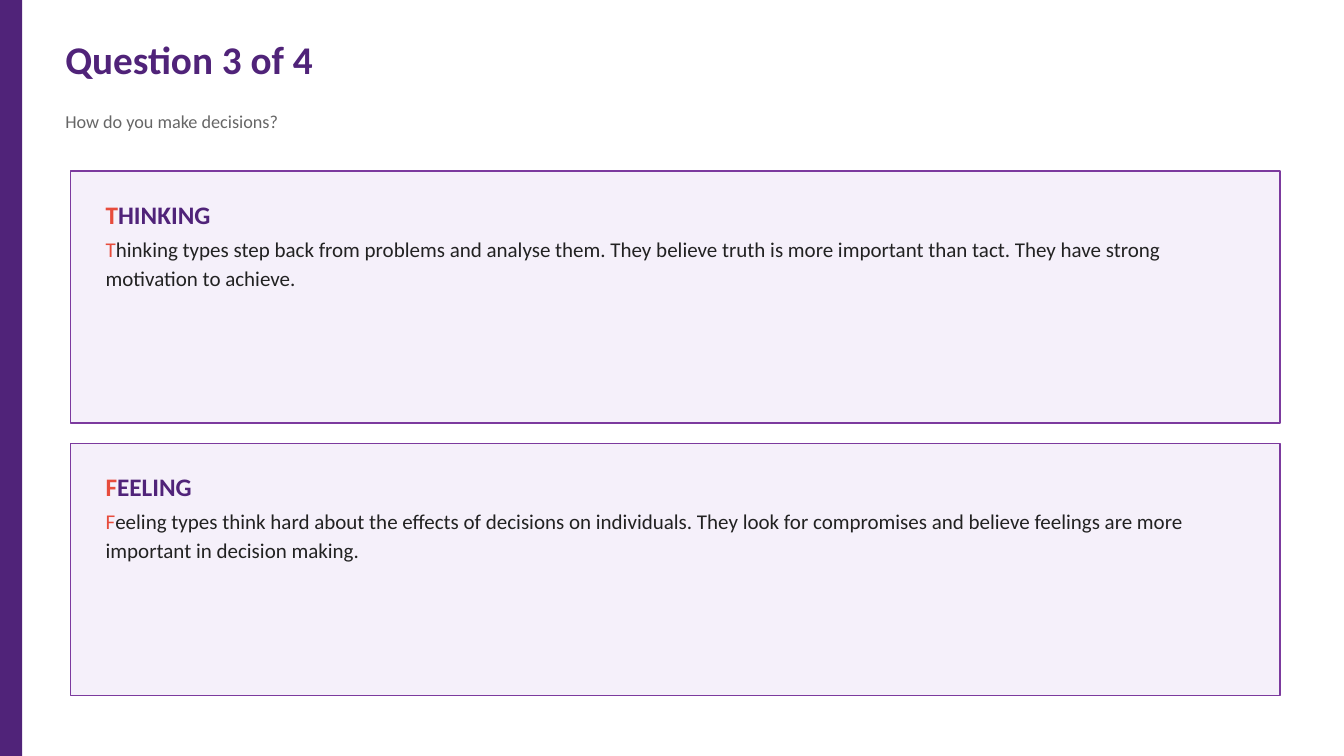
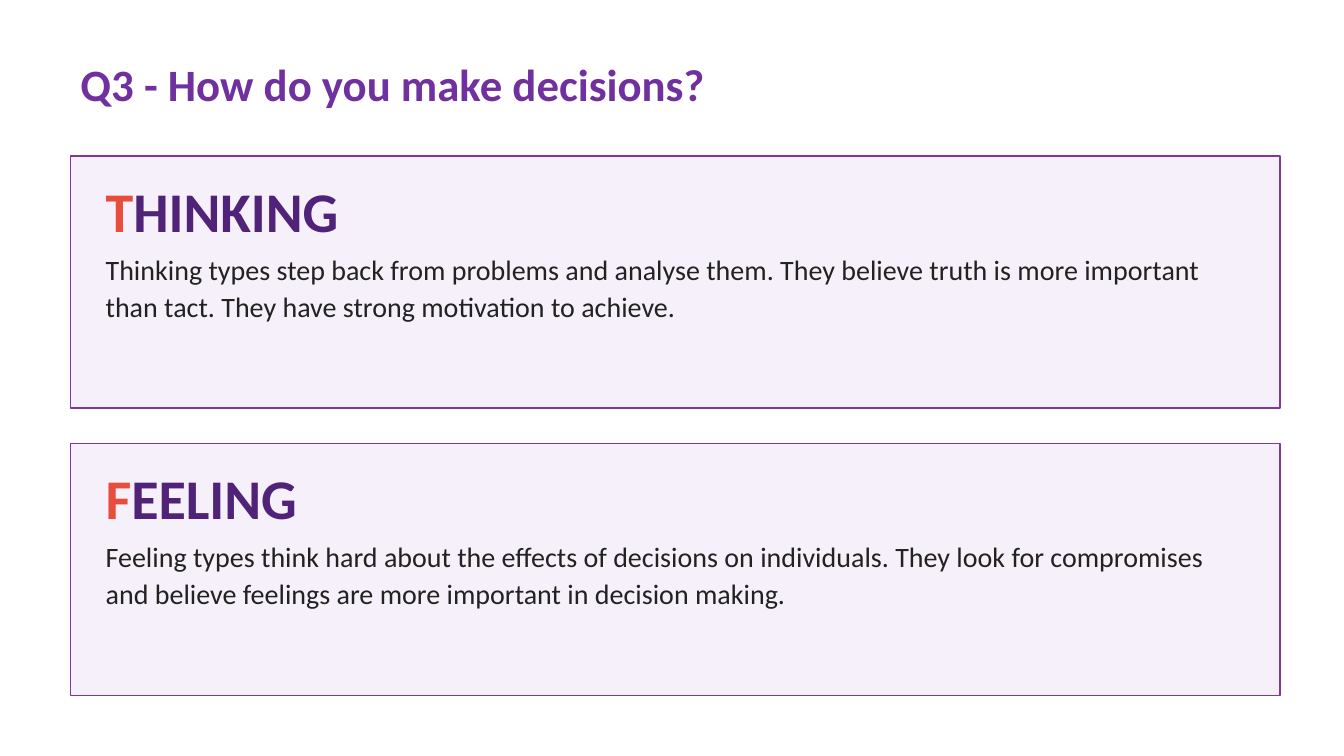
Before and after one commit to 975801846-star/workspace-outputs, a slide deck: slide 5 of Effective_Teamwork_2_survey.pptx. Drawn at 1344x756 pixels with LibreOffice and Linux fonts; fonts in the diff are those of the drawing. Boxes give left, top, right and bottom in pixels: in the first picture for what was removed or moved away, otherwise in the second. Text is boxed around its words. In the diff, an @@ line names an element or a change of style, - is before the commit and + after.

Commit message:
Unify Q2-Q4 slide format with Q1 (32pt title, 40pt option, 20pt desc)

```diff
--- a/Effective_Teamwork_2_survey.pptx
+++ b/Effective_Teamwork_2_survey.pptx
@@ rectangle removed at box(0, 0, 22, 756) @@
@@ text removed at box(65, 46, 313, 79) @@
-Question 3 of 4
@@ text at box(80, 69, 704, 108): text changed; size 13 to 32 pt; text colour #666666 to #7030A0; bold on @@
-How do you make decisions?
+Q3 - How do you make decisions?
@@ rectangle: place and size @@
-rectangle at box(71, 171, 1280, 423)
+rectangle at box(71, 156, 1280, 408)
@@ text "THINKING": place and size @@
-text "THINKING" at box(106, 207, 1160, 286)
+text "THINKING" at box(106, 195, 1198, 322)
@@ text "THINKING" at box(106, 195, 1198, 322): size 18 to 40 pt in "THINKING"; size 15 to 20 pt; text colour #E74C3C to #222222 in "Thinking"; line spacing 1.1 to 1; more space between paragraphs; line spacing 1.15 to 1.1 @@
@@ text "FEELING" at box(106, 482, 1202, 609): size 18 to 40 pt in "FEELING"; size 15 to 20 pt; text colour #E74C3C to #222222 in "Feeling"; line spacing 1.1 to 1; more space between paragraphs; line spacing 1.15 to 1.1 @@
```
Also in this commit, not shown: 3 other slides changed.
